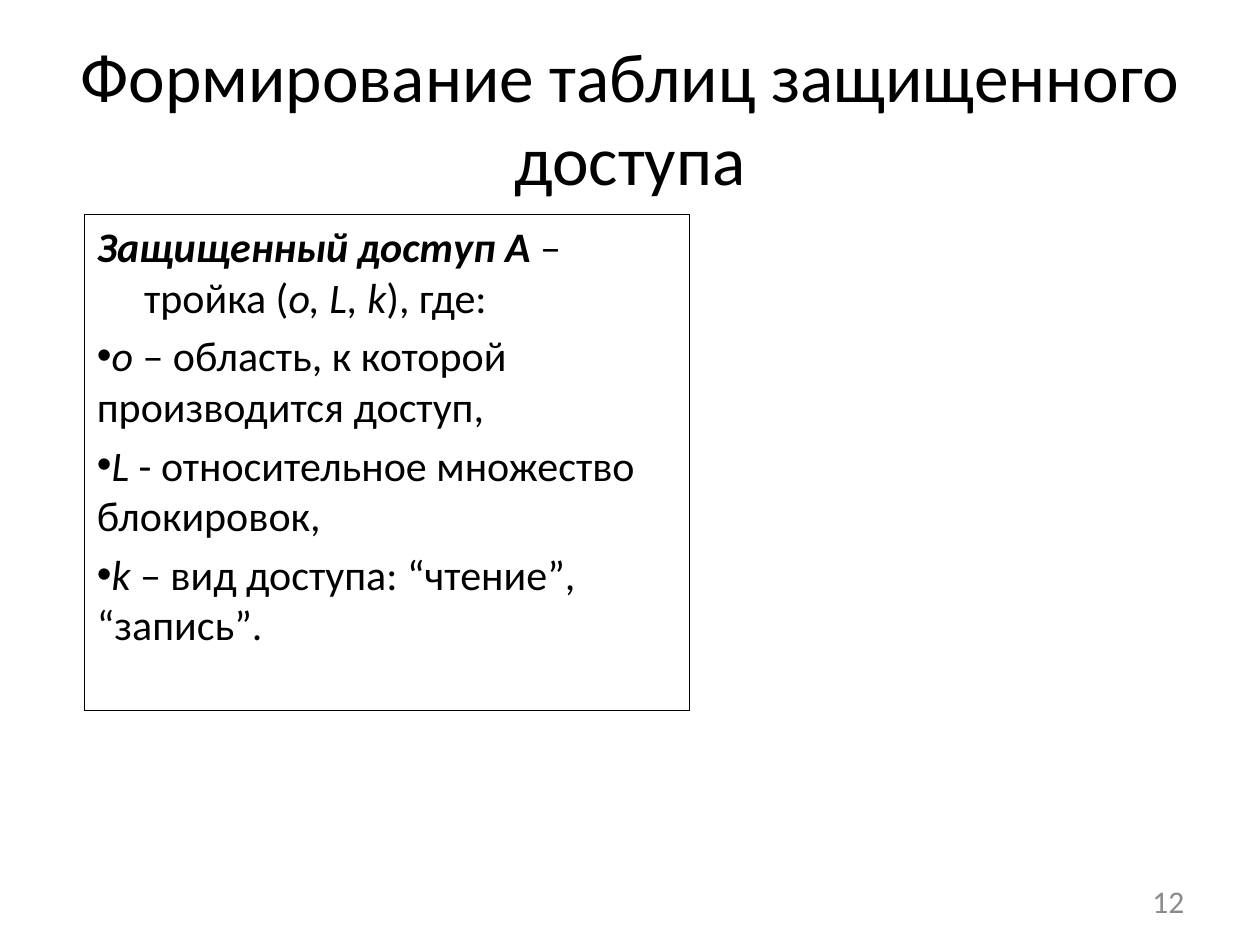
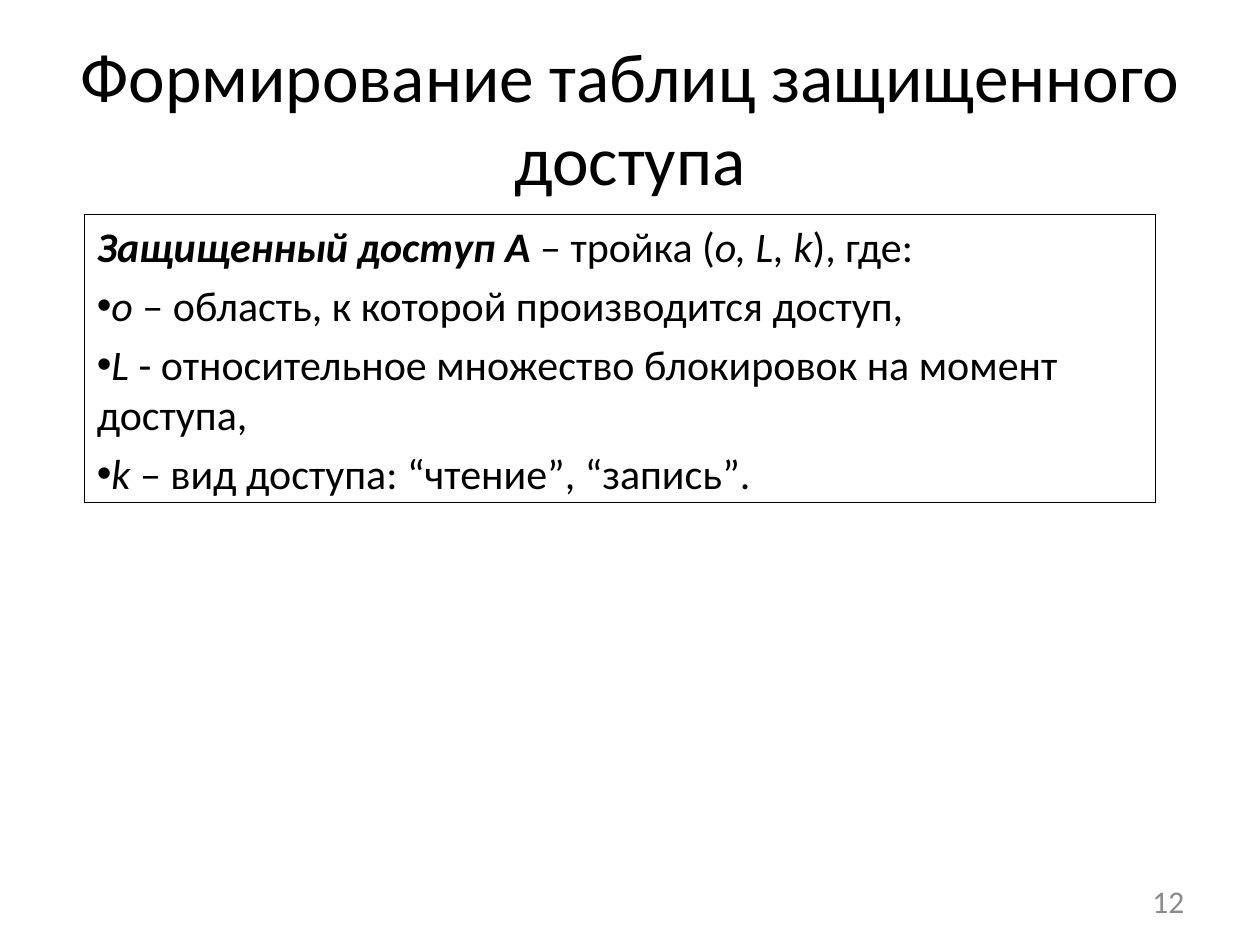
Before and after one commit to afrolovskiy/diplom, a slide deck: slide 12 of presentations/diplom/static race detection.pptx. Drawn at 1260x945 pixels with LibreOffice and Linux fonts; fonts in the diff are those of the drawing. Boxes give left, top, right and bottom in pixels: in the first picture for what was removed or moved away, otherwise in the second. Text is boxed around its words. In the diff, an @@ line names an element or a change of style, - is before the commit and + after.

```diff
--- a/presentations/diplom/static race detection.pptx
+++ b/presentations/diplom/static race detection.pptx
@@ rectangle "Защищенный доступ A – тройка ...": place and size @@
-rectangle "Защищенный доступ A – тройка ..." at [84,214,689,711]
+rectangle "Защищенный доступ A – тройка ..." at [84,214,1155,501]
@@ text in rectangle at [97,351,1058,437]: text changed @@
-• L - относительное множество блокировок,
+• L - относительное множество блокировок на момент доступа,
```
Also in this commit, not shown: 1 other slide changed, 1 other file.
